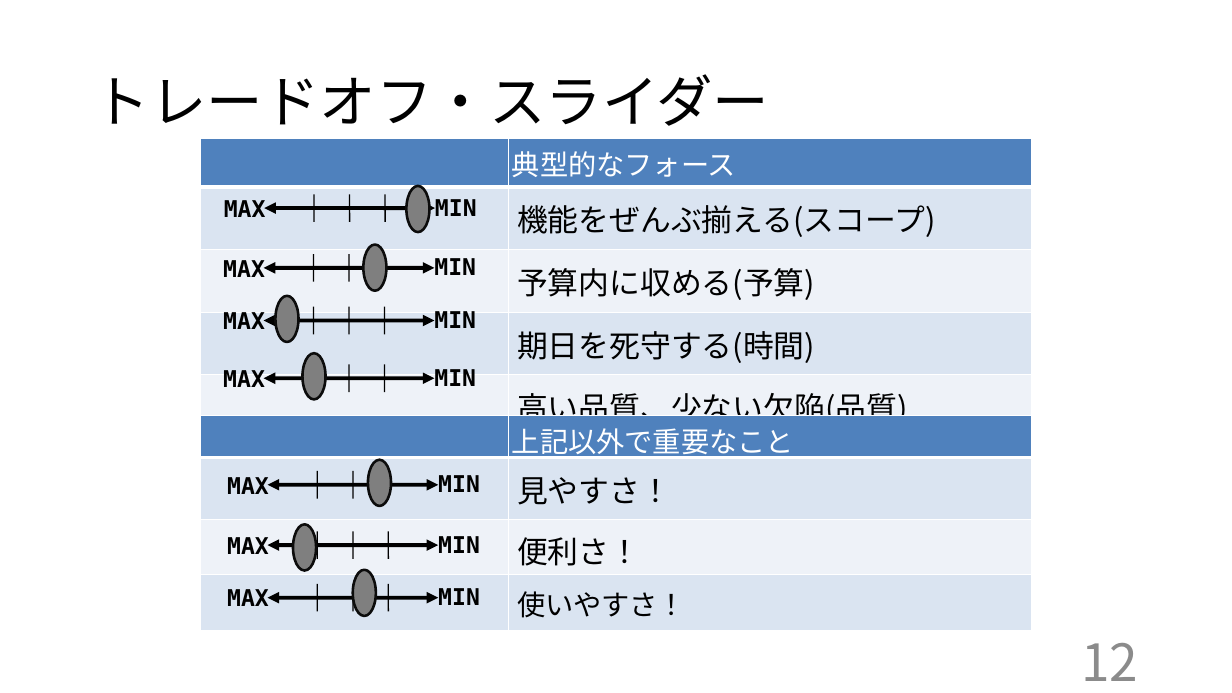
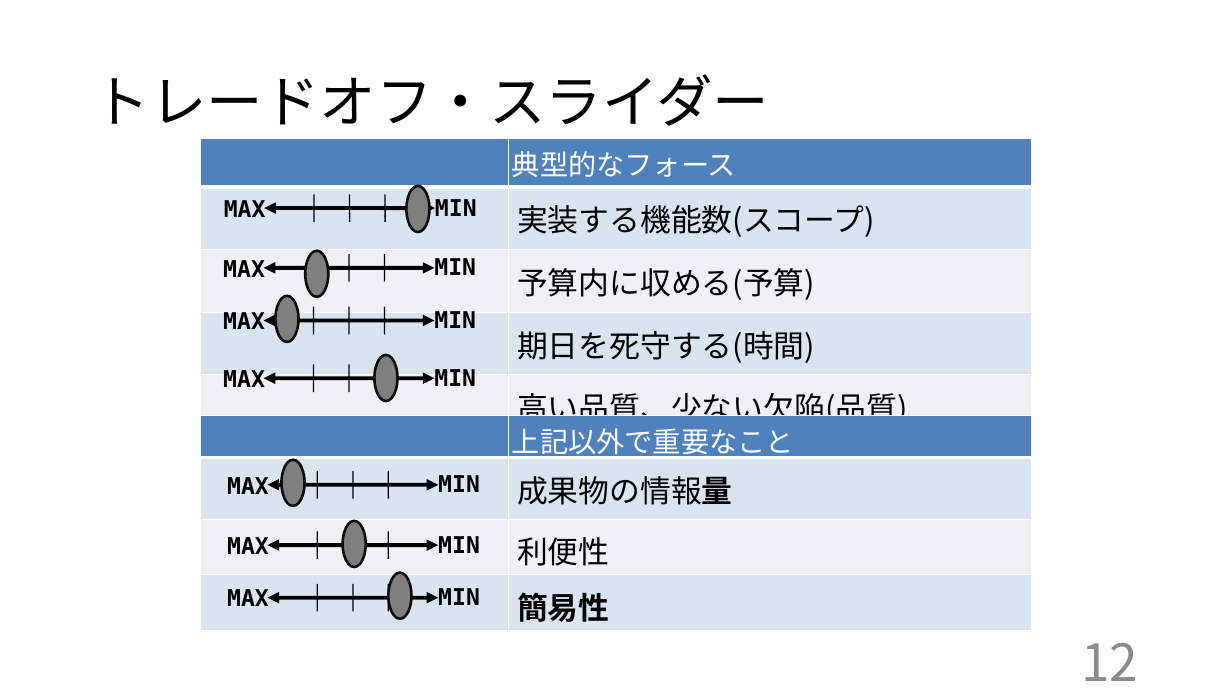
Before and after one commit to kazukiyoshida96/PM-, a slide deck: slide 12 of インセプションデッキ矢吹研A班.pptx. Drawn at 1232x693 pixels with LibreOffice and Linux fonts; fonts in the diff are those of the drawing; grey boxes stand for pictures. Boxes give left, top, right and bottom in pixels: in the first picture for what was removed or moved away, otherwise in the second. Text is boxed around its words. In the diff, an @@ line names an element or a change of style, - is before the commit and + after.

```diff
--- a/インセプションデッキ矢吹研A班.pptx
+++ b/インセプションデッキ矢吹研A班.pptx
@@ table at [201, 139, 1032, 432] @@
-row 2, column 2: 機能をぜんぶ揃える(スコープ)
+row 2, column 2: 実装する機能数(スコープ)
@@ ellipse: place and size @@
-ellipse at [363, 245, 386, 291]
+ellipse at [305, 250, 328, 297]
@@ ellipse: place and size @@
-ellipse at [302, 353, 325, 399]
+ellipse at [374, 355, 397, 401]
@@ table at [201, 416, 1032, 630] @@
-row 2, column 2: 見やすさ！
+row 2, column 2: 成果物の情報量
-row 3, column 2: 便利さ！
+row 3, column 2: 利便性
-row 4, column 2: 使いやすさ！
+row 4, column 2: 簡易性
@@ ellipse: place and size @@
-ellipse at [368, 460, 391, 506]
+ellipse at [282, 460, 305, 506]
@@ ellipse: place and size @@
-ellipse at [293, 524, 316, 570]
+ellipse at [343, 521, 366, 567]
@@ ellipse: place and size @@
-ellipse at [353, 570, 376, 616]
+ellipse at [388, 573, 411, 619]
```
Also in this commit, not shown: 10 other slides changed, 2 other files.
